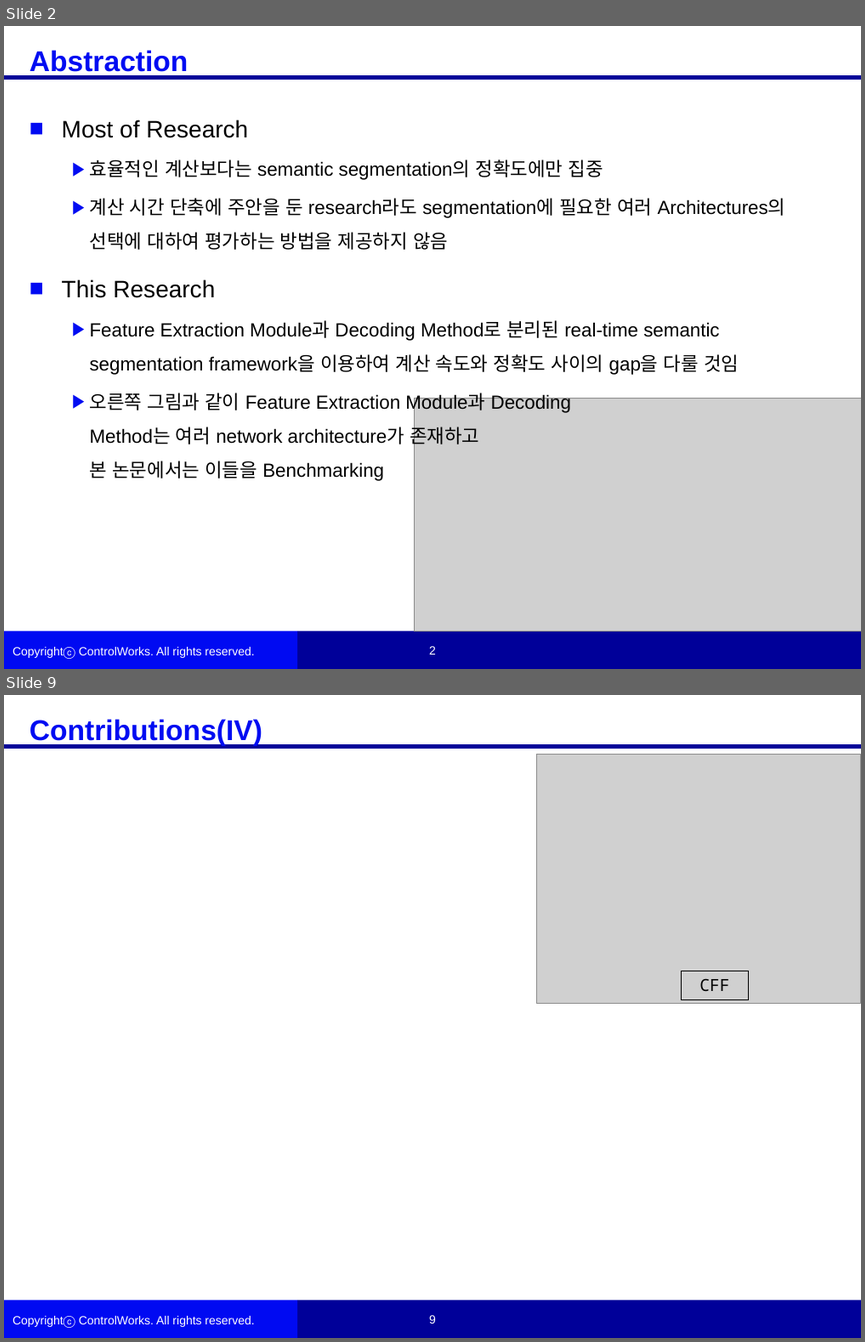
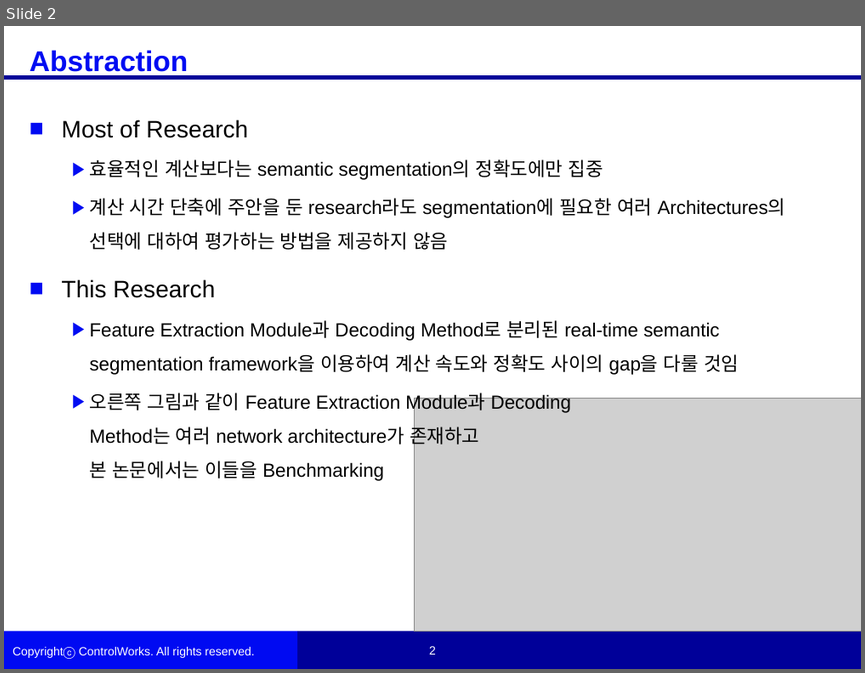
Before and after one commit to woojinKwon/deep_learning_paper, a slide deck: RTSEG_REAL-TIME SEMANTIC SEGMENTATION COMPARATIVE STUDY_논문정리.pptx. Shown one above the other, each under a label of ours: slides 2 and 9 before the commit, slide 2 after it; the slides between them are not shown. The pictures are 865x1342 and 865x673 pixels, drawn with LibreOffice and Linux fonts; fonts in the diff are those of the drawing; grey boxes stand for pictures; background and template pictures are left out. Boxes give left, top, right and bottom in pixels: in the first picture for what was removed or moved away, otherwise in the second. Text is boxed around its words. In the diff, an @@ line names an element or a change of style, - is before the commit and + after.

```diff
--- a/RTSEG_REAL-TIME SEMANTIC SEGMENTATION COMPARATIVE STUDY_논문정리.pptx
+++ b/RTSEG_REAL-TIME SEMANTIC SEGMENTATION COMPARATIVE STUDY_논문정리.pptx
@@ slide 9 removed at <box>4,695,861,1338</box>, background #FFFFFF; not listed: 6 template elements that a slide beside it also shows @@
@@ text removed at <box>30,719,262,746</box> @@
-Contributions(IV)
@@ picture removed at <box>537,755,861,1003</box> @@
@@ rectangle removed at <box>681,971,749,1000</box> @@
-CFF
```
Also in this commit, not shown: 4 slides changed, 5 slides added, 4 other slides removed.
